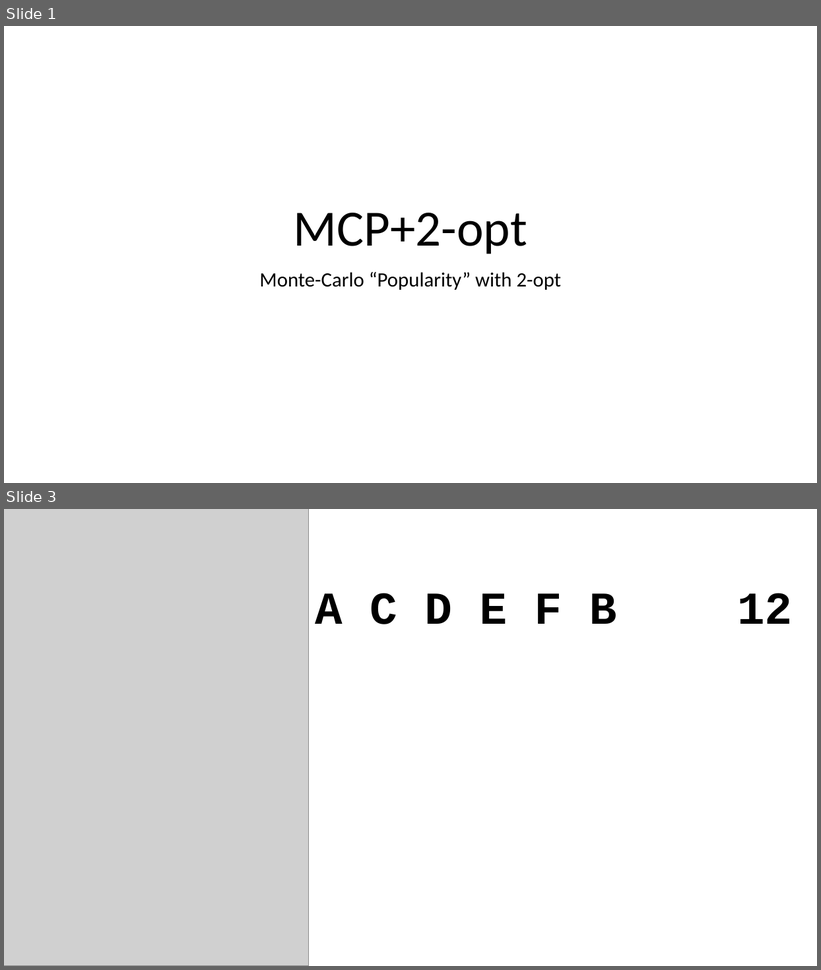
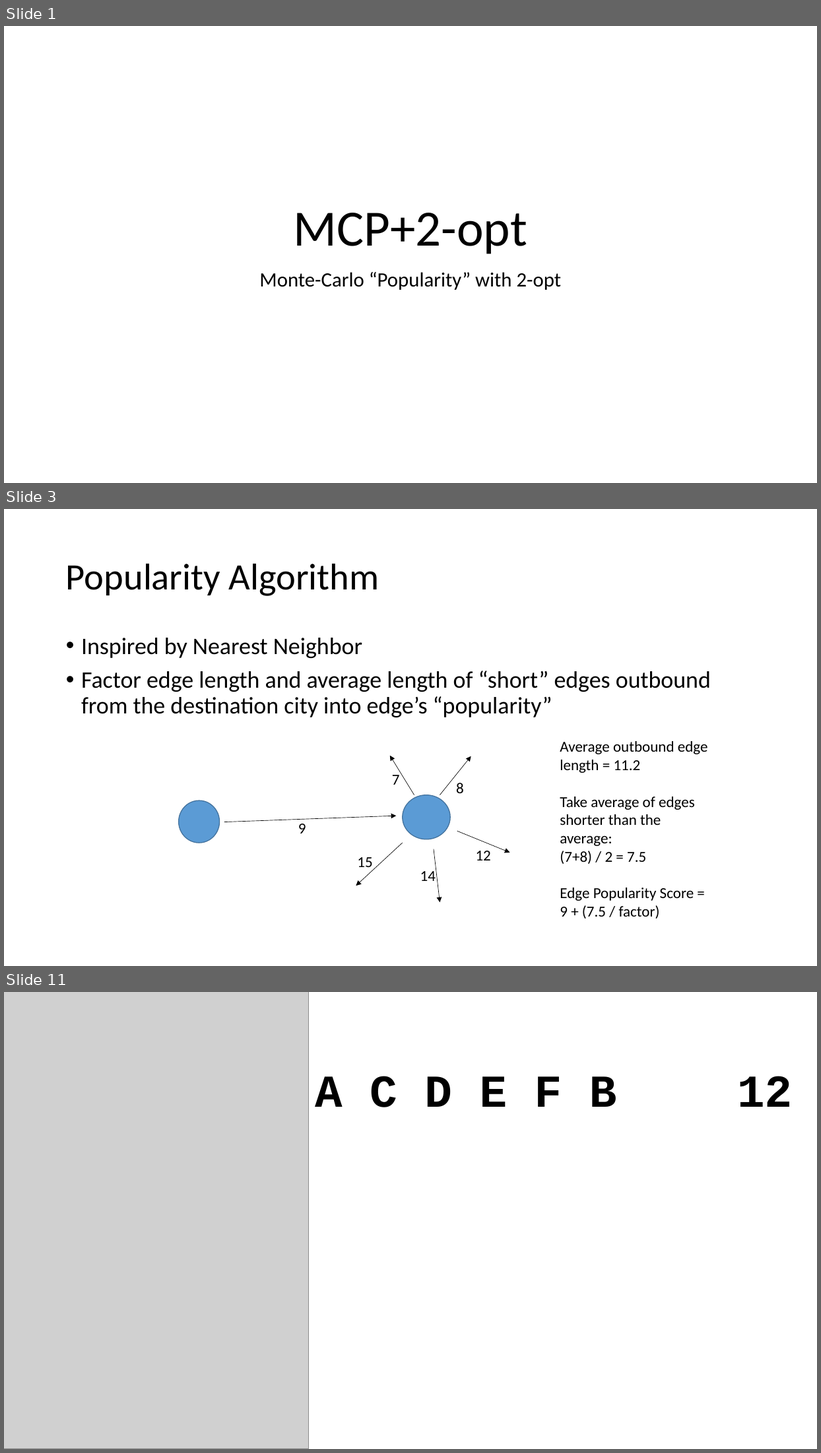
Before and after one commit to depperm/TSP, a slide deck: smallAnimation.pptx. Shown one above the other, each under a label of ours: slides 1 and 3 before the commit, slides 1, 3 and 11 after it; the slides between them are not shown. The pictures are 821x970 and 821x1453 pixels, drawn with LibreOffice and Linux fonts; fonts in the diff are those of the drawing; grey boxes stand for pictures. Boxes give left, top, right and bottom in pixels: in the first picture for what was removed or moved away, otherwise in the second. Text is boxed around its words. In the diff, an @@ line names an element or a change of style, - is before the commit and + after.

```diff
--- a/smallAnimation.pptx
+++ b/smallAnimation.pptx
@@ slide 3 added at (4,509,817,966), background #FFFFFF @@
@@ title added at (66,563,380,596), 44 pt, text #000000 @@
+Popularity Algorithm
@@ text added at (81,638,711,718), 28 pt, text #000000 @@
+• Inspired by Nearest Neighbor
+• Factor edge length and average length of “short” edges outbound from the destination city into edge’s “popularity”
@@ text added at (560,741,708,919), 18 pt, text #000000 @@
+Average outbound edge length = 11.2
+Take average of edges shorter than the average:
+(7+8) / 2 = 7.5
+Edge Popularity Score = 9 + (7.5 / factor)
@@ arrow added from (415, 795) to (390, 756), #000000 0.5 pt @@
@@ arrow added from (440, 795) to (471, 757), #000000 0.5 pt @@
@@ text added at (392,775,400,785), 18 pt, text #000000 @@
+7
@@ text added at (456,783,464,793), 18 pt, text #000000 @@
+8
@@ ellipse added at (178,801,219,843), fill #5B9BD5, outline #43739E 1 pt @@
@@ ellipse added at (403,795,450,840), fill #5B9BD5, outline #43739E 1 pt @@
@@ arrow added from (224, 823) to (396, 816), #000000 0.5 pt @@
@@ text added at (298,824,306,834), 18 pt, text #000000 @@
+9
@@ arrow added from (403, 843) to (356, 886), #000000 0.5 pt @@
@@ arrow added from (457, 831) to (510, 853), #000000 0.5 pt @@
@@ text added at (357,857,372,872), 18 pt, text #000000 @@
+15
@@ arrow added from (434, 850) to (440, 902), #000000 0.5 pt @@
@@ text added at (476,851,491,861), 18 pt, text #000000 @@
+12
@@ text added at (420,871,436,881), 18 pt, text #000000 @@
+14
@@ what was slide 3 is now slide 11 @@
```
Also in this commit, not shown: 10 other slides added, 1 slide removed.
